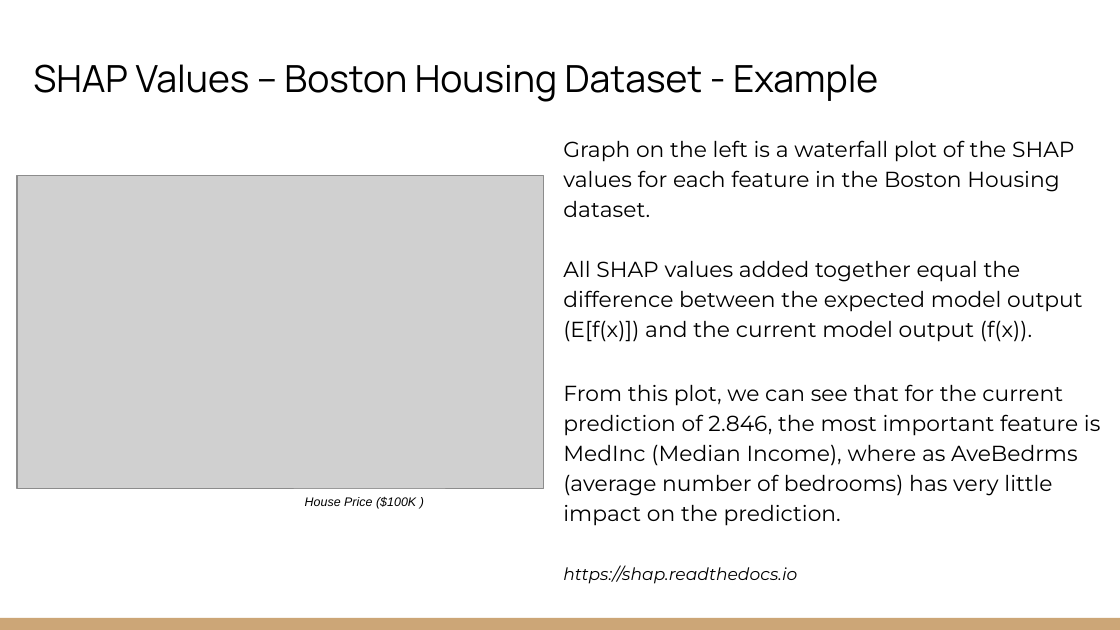
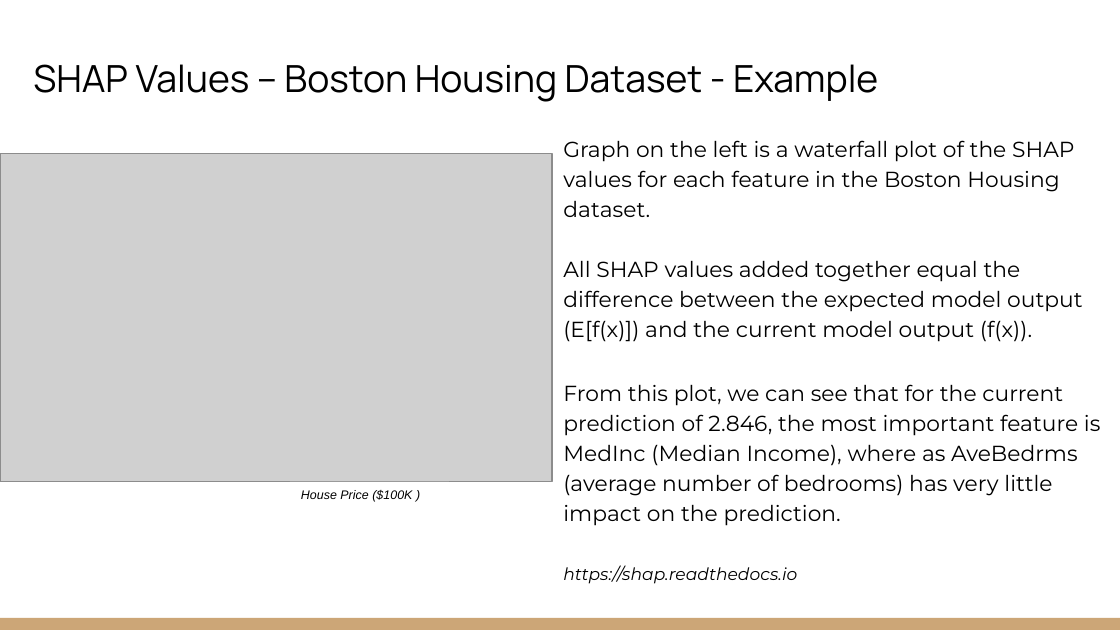
Before and after one commit to EdwinB12/Explainable-Christmas, a slide deck: slide 8 of Presentations/EAGE_Hackathon_2022_Explainable_Christmas.pptx (slide 4 before the commit). Drawn at 1120x630 pixels with LibreOffice and Linux fonts; fonts in the diff are those of the drawing; grey boxes stand for pictures. Boxes give left, top, right and bottom in pixels: in the first picture for what was removed or moved away, otherwise in the second. Text is boxed around its words. In the diff, an @@ line names an element or a change of style, - is before the commit and + after.

```diff
--- a/Presentations/EAGE_Hackathon_2022_Explainable_Christmas.pptx
+++ b/Presentations/EAGE_Hackathon_2022_Explainable_Christmas.pptx
@@ picture: place and size @@
-picture at box(17, 176, 543, 489)
+picture at box(0, 153, 552, 482)
@@ rectangle "House Price ($100K )": place and size @@
-rectangle "House Price ($100K )" at box(293, 489, 446, 516)
+rectangle "House Price ($100K )" at box(290, 482, 449, 510)
```
Also in this commit, not shown: 4 other slides changed, 7 slides added, 11 slides removed, 3 other files.
